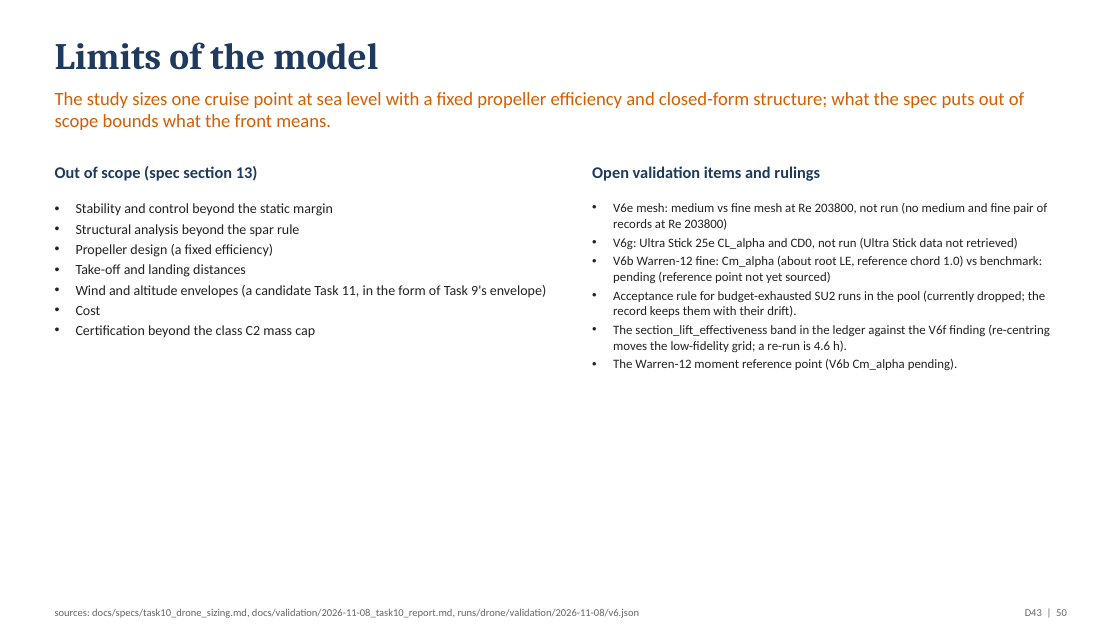
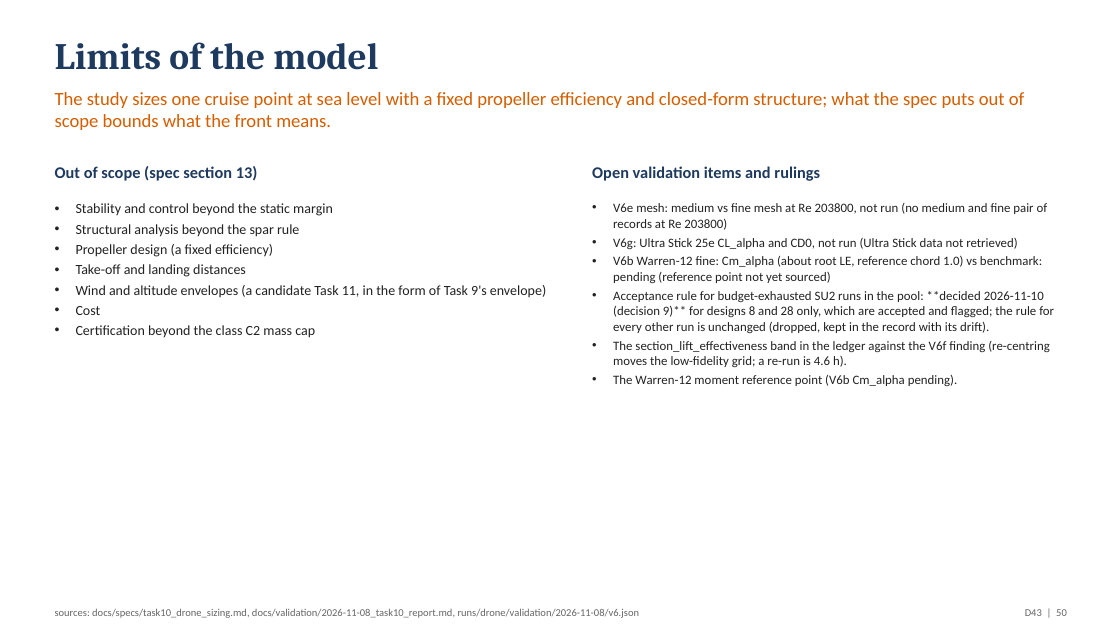
Before and after one commit to emarinhoss/ai-engineering, a slide deck: slide 50 of docs/talk/deck_drone.pptx. Drawn at 1120x630 pixels with LibreOffice and Linux fonts; fonts in the diff are those of the drawing. Boxes give left, top, right and bottom in pixels: in the first picture for what was removed or moved away, otherwise in the second. Text is boxed around its words. In the diff, an @@ line names an element or a change of style, - is before the commit and + after.

```diff
--- a/docs/talk/deck_drone.pptx
+++ b/docs/talk/deck_drone.pptx
@@ text at box(613, 291, 1054, 333): text changed @@
-• Acceptance rule for budget-exhausted SU2 runs in the pool (currently dropped; the record keeps them with their drift).
+• Acceptance rule for budget-exhausted SU2 runs in the pool: **decided 2026-11-10 (decision 9)** for designs 8 and 28 only, which are accepted and flagged; the rule for every other run is unchanged (dropped, kept in the record with its drift).
```
Also in this commit, not shown: 9 other slides changed, 16 other files.
